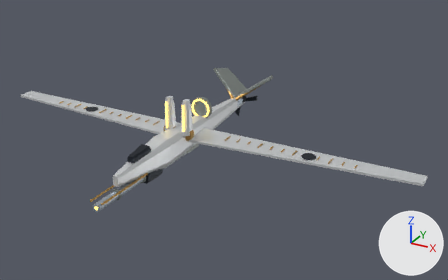
A saved change to the glTF model public/assets/models/reference/s11.glb.
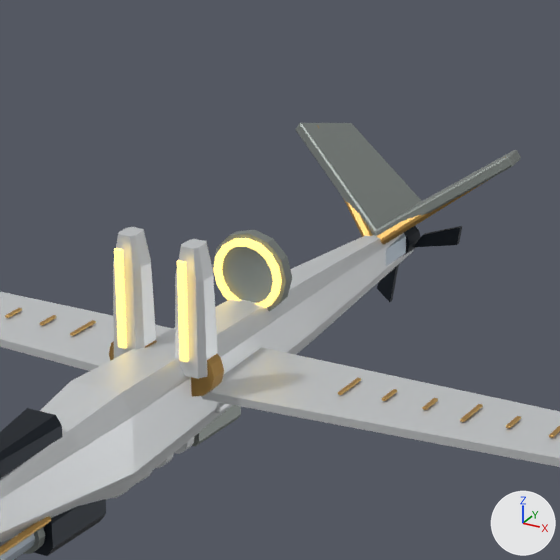
Each version appears first whole from a 50 mm lens placed at (7.33, -11.54, 7.12), pointed at (0.87, 0.19, 1.26), and next in a close-up on the part from 30% to 63% of the width and 13% to 66% of the height. Every picture has the same lights, and +X, +Y and +Z are marked at lower right. The older version's two pictures come first. Where no turn or scale is listed for an object, it has been applied to the vertices. Vertices at exactly the same position are counted once.

The first close-up shows 'Export_cast_dish_glow', 'Export_cast_dish_shade', 'Export_emitter_l_armor', 'Export_emitter_l_glow', 'Export_emitter_r_armor', 'Export_emitter_r_glow', 'Export_gun_recoil_dark', 'Export_pusher_0_dark', 'Export_sensor_dark', 'Export_tilt_armor', 'Export_tilt_brass', 'Export_tilt_shade' and 9 more.
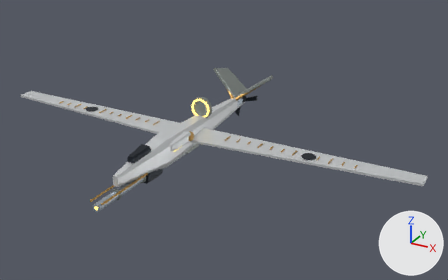
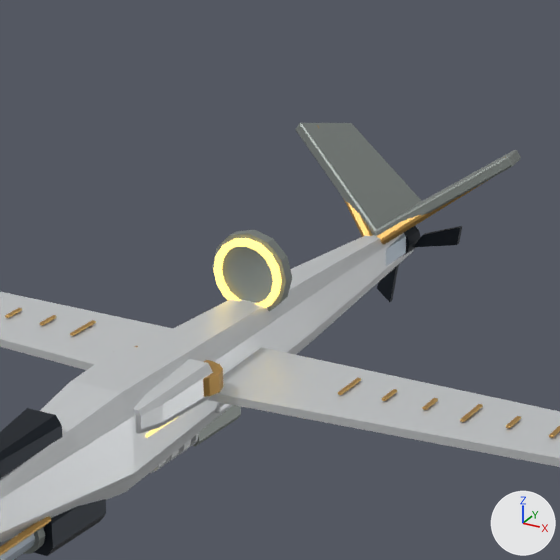
ob_emitter_l is not drawn itself; it is the parent of ob_export_emitter_l_armor, ob_export_emitter_l_brass.
ob_emitter_r is not drawn itself; it is the parent of ob_export_emitter_r_armor, ob_export_emitter_r_brass.

Where the newer file only moved an object's origin or applied its transform, the numbers keep the older frame.

What differs and where, as boxes [x1, y1, x2, y2] in the close-ups (560 x 560 px):
'Export_emitter_l_armor', reshaped, moved, turned: before [175, 239, 218, 379]; after [133, 359, 213, 433]
'Export_emitter_r_armor', reshaped, moved, turned: before [113, 227, 156, 359]; after [75, 344, 136, 379]
'Export_emitter_l_glow', reshaped (mostly hidden afterwards): before [177, 260, 189, 362]; after [146, 418, 176, 438]
'Export_emitter_r_glow', reshaped (not visible afterwards): before [114, 248, 127, 349]
'Export_emitter_l_brass', moved, turned: before [191, 354, 224, 397]; after [203, 360, 223, 397]
'Export_emitter_r_brass', moved, turned (not visible afterwards): before [109, 340, 157, 361]

What the commit changed:
me_export_emitter_l_armor is used by ob_export_emitter_l_armor; parent ob_emitter_l; location (0.0, 0.0, 0.0).
me_export_emitter_l_armor had 24 vertices, 44 faces and spanned x -0.115..0.115, y -0.12..0.12, z 0.0..0.82.
me_export_emitter_l_armor now has 24 vertices, 44 faces and spans x -0.115..0.115, y -0.12..0.12, z 0.0..0.72.
me_export_emitter_l_armor part 1: all 16 vertices in x -0.1..0.1, y -0.1..0.1, z 0.62..0.82 are scaled about their middle by (1, 1, 0.864), then moved by (0.0, 0.0, -0.086).
me_export_emitter_l_glow is used by ob_export_emitter_l_glow; location (0.225, -0.4, 1.501).
me_export_emitter_l_glow had 24 vertices, 44 faces and spanned x -0.03..0.03, y -0.153..-0.127, z 0.105..0.755.
me_export_emitter_l_glow now has 24 vertices, 44 faces and spans x -0.03..0.03, y -0.616..-0.076, z -0.213..-0.188.
me_export_emitter_l_glow part 2: 24 of 24 vertices moved; they spanned x -0.03..0.03, y -0.153..-0.127, z 0.105..0.755 and now span x -0.03..0.03, y -0.616..-0.076, z -0.213..-0.188; mean shift (0.0, -0.206, -0.63).
me_export_emitter_r_armor is used by ob_export_emitter_r_armor; parent ob_emitter_r; location (0.0, 0.0, 0.0).
me_export_emitter_r_armor had 24 vertices, 44 faces and spanned x -0.115..0.115, y -0.12..0.12, z 0.0..0.82.
me_export_emitter_r_armor now has 24 vertices, 44 faces and spans x -0.115..0.115, y -0.12..0.12, z 0.0..0.72.
me_export_emitter_r_armor part 3: all 16 vertices in x -0.1..0.1, y -0.1..0.1, z 0.62..0.82 are scaled about their middle by (1, 1, 0.864), then moved by (0.0, 0.0, -0.086).
me_export_emitter_r_glow is used by ob_export_emitter_r_glow; location (-0.225, -0.4, 1.501).
me_export_emitter_r_glow had 24 vertices, 44 faces and spanned x -0.03..0.03, y -0.153..-0.127, z 0.105..0.755.
me_export_emitter_r_glow now has 24 vertices, 44 faces and spans x -0.03..0.03, y -0.616..-0.076, z -0.213..-0.188.
me_export_emitter_r_glow part 4: 24 of 24 vertices moved; they spanned x -0.03..0.03, y -0.153..-0.127, z 0.105..0.755 and now span x -0.03..0.03, y -0.616..-0.076, z -0.213..-0.188; mean shift (0.0, -0.206, -0.63).
Object 'emitter_l' (ob_emitter_l) moves from (0.225, -0.4, 0.2) to (0.225, -0.4, 0.14).
Object 'emitter_l' (ob_emitter_l) turns from (0, 0, 0) to (90, 0, 0) degrees about x, y and z.
Object 'emitter_r' (ob_emitter_r) moves from (-0.225, -0.4, 0.2) to (-0.225, -0.4, 0.14).
Object 'emitter_r' (ob_emitter_r) turns from (0, 0, 0) to (90, 0, 0) degrees about x, y and z.
